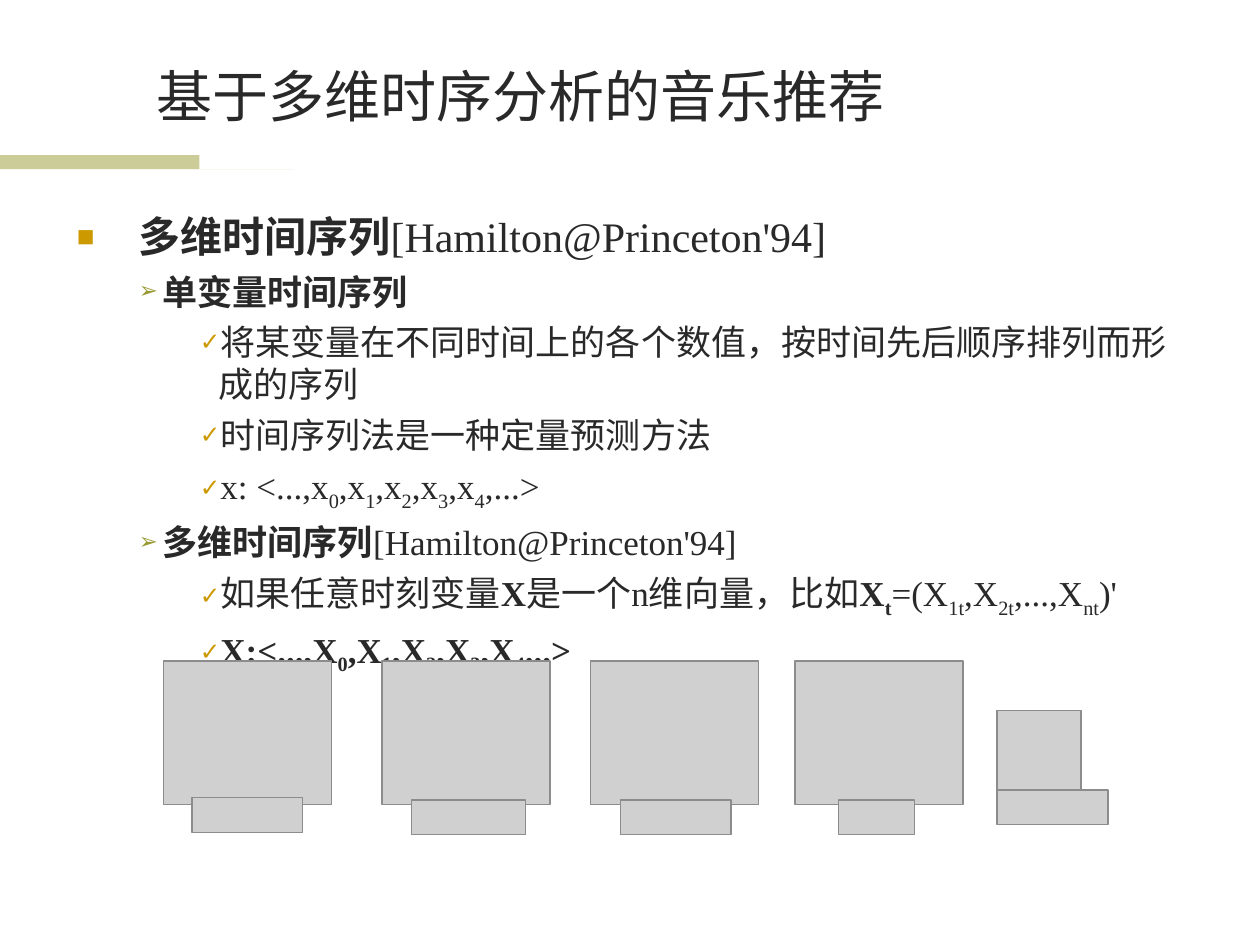
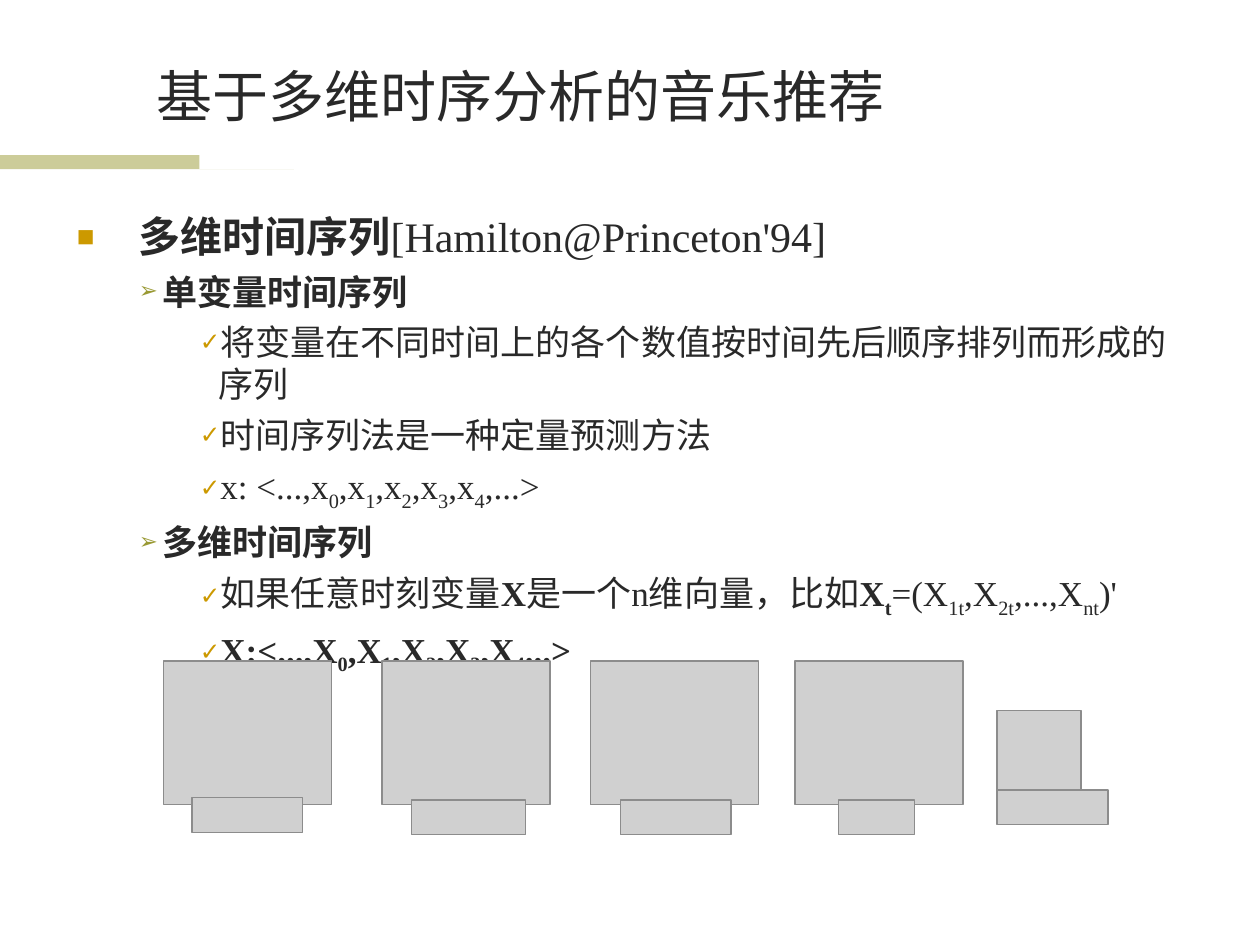
Before and after one commit to wwssttt/NJUThesis, a slide deck: slide 8 of ppt/一种基于时间序列分析的个性化音乐推荐系统及其实现.ppt. Drawn at 1260x945 pixels with LibreOffice and Linux fonts; fonts in the diff are those of the drawing; grey boxes stand for pictures; background and template pictures are left out. Boxes give left, top, right and bottom in pixels: in the first picture for what was removed or moved away, otherwise in the second. Text is boxed around its words. In the diff, an @@ line names an element or a change of style, - is before the commit and + after.

```diff
--- a/ppt/一种基于时间序列分析的个性化音乐推荐系统及其实现.ppt
+++ b/ppt/一种基于时间序列分析的个性化音乐推荐系统及其实现.ppt
@@ text at (219,325,1166,400): text changed @@
-    ✓ 将某变量在不同时间上的各个数值，按时间先后顺序排列而形成的序列
+    ✓ 将变量在不同时间上的各个数值按时间先后顺序排列而形成的序列
@@ text at (163,525,373,558): text changed; bold on @@
-  ➢ 多维时间序列[Hamilton@Princeton'94]
+  ➢ 多维时间序列
```
Also in this commit, not shown: 12 other slides changed.
